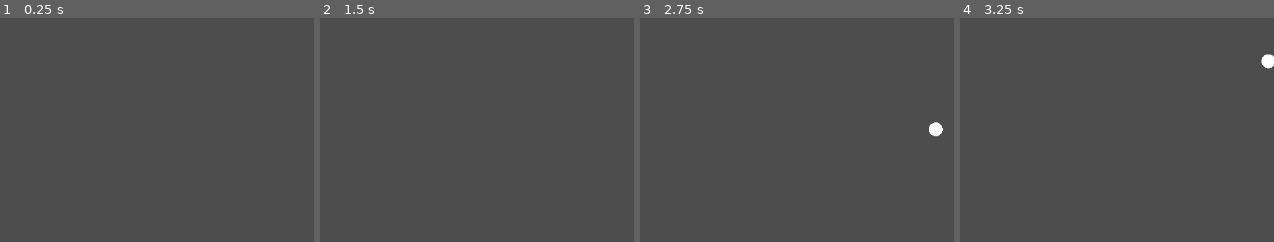
Above: before the commit, frames 1-4 (left to right).
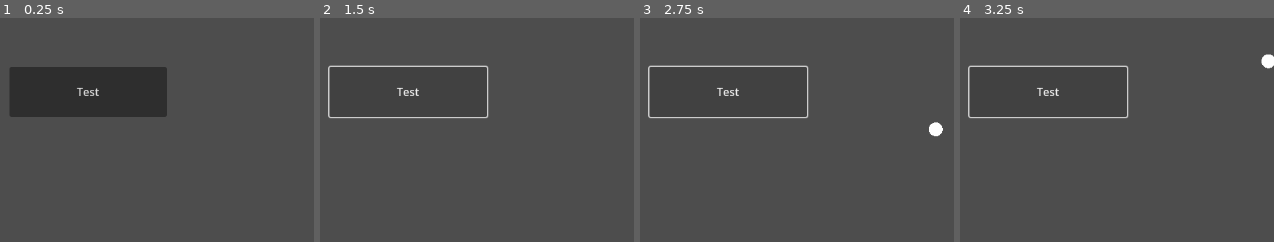
Above: after the commit, the same moments.

Repository: k3ving/lernfeld8
Game: Godot game, scene res://scenes/main.tscn
Same seed, same stepped clock (60 frames per second), same inputs: the game is played once before the commit and once after it.
Inputs (mouse positions are % of the whole screen's width and height, from its top left):
- Up to frame 1 (0.25 s): no input
- Up to frame 2 (1.5 s): click (55, 43) at 0.5 s, where only the run after the commit has a clickable "Test"; tap Enter at 1.25 s; hold Right (ui_right) from 1.28 s (still down)
- Up to frame 3 (2.75 s): tap Space (ui_select) at 1.52, 2.27 s; release Right (ui_right) at 2.03 s; hold Left (ui_left) from 2.03 s (still down)
- Up to frame 4 (3.25 s): release Left (ui_left) at 2.78 s; hold Right (ui_right) from 2.78 s (still down)
The pictures show only the part of the screen within x 41-91%, y 26-76%; the shares and areas given below are measured in that part.

The runs differ from the first frame. In frame 1, 11% of the frame differs, in the area x 3-54%, y 21-45%; in frame 2, 1.1%; in frame 3, 1.1%; in frame 4, 1.1%.

Commit message:
add http request node

Diff:
--- a/scenes/main.tscn
+++ b/scenes/main.tscn
@@ -1,8 +1,9 @@
-[gd_scene load_steps=7 format=3 uid="uid://bahdaxdq4y5ma"]
+[gd_scene load_steps=8 format=3 uid="uid://bahdaxdq4y5ma"]
 
 [ext_resource type="Script" path="res://scripts/game_state.gd" id="1_ffi2s"]
 [ext_resource type="PackedScene" uid="uid://c3yj0xeromvta" path="res://scenes/player.tscn" id="1_oma3g"]
 [ext_resource type="PackedScene" uid="uid://bfkkkmifk1r3y" path="res://scenes/ball.tscn" id="2_46ja2"]
+[ext_resource type="Script" path="res://scripts/http_request.gd" id="4_gllf5"]
 
 [sub_resource type="RectangleShape2D" id="RectangleShape2D_lmqo4"]
 
@@ -44,11 +45,11 @@
 scale = Vector2(29.075, 7.065)
 texture = SubResource("PlaceholderTexture2D_w4mvn")
 
-[node name="EndWalljaa" type="StaticBody2D" parent="."]
+[node name="EndWall" type="StaticBody2D" parent="."]
 position = Vector2(587, -11)
 scale = Vector2(8.64, 2.16)
 
-[node name="CollisionShape2D" type="CollisionShape2D" parent="EndWalljaa"]
+[node name="CollisionShape2D" type="CollisionShape2D" parent="EndWall"]
 position = Vector2(-0.462963, -3.7037)
 scale = Vector2(6.75926, 1)
 shape = SubResource("RectangleShape2D_ieovl")
@@ -59,3 +60,15 @@
 offset_right = 44.0
 offset_bottom = 52.0
 scale = Vector2(3.76, 2.32)
+
+[node name="Button" type="Button" parent="."]
+offset_left = 514.0
+offset_top = 241.0
+offset_right = 741.0
+offset_bottom = 313.0
+text = "Test"
+
+[node name="HTTPRequest" type="HTTPRequest" parent="Button"]
+script = ExtResource("4_gllf5")
+
+[connection signal="button_down" from="Button" to="Button/HTTPRequest" method="_on_button_button_down"]
--- /dev/null
+++ b/scripts/http_request.gd
@@ -0,0 +1,11 @@
+extends HTTPRequest
+
+
+func _on_request_completed(result, response_code, headers, body):
+	var json = JSON.parse_string(body.get_string_from_utf8())
+	print(json)
+
+
+func _on_button_button_down():
+	request_completed.connect(_on_request_completed)
+	request("http://127.0.0.1:6969/pongservice/hello")
